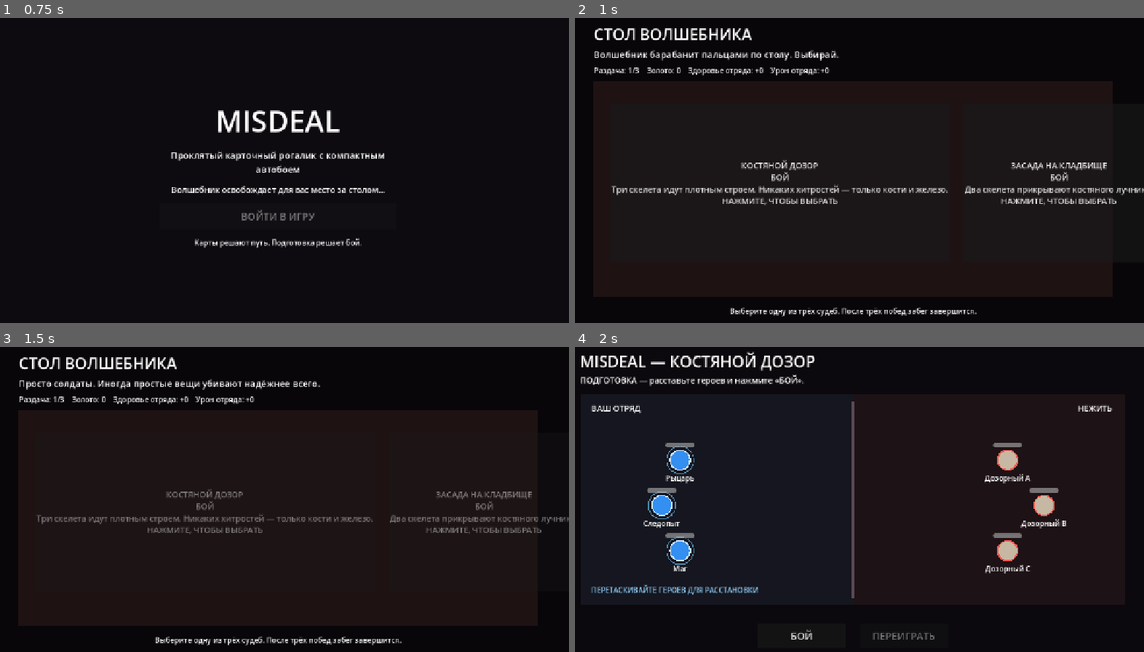
Above: before the commit, frames 1-4 (two rows, left to right).
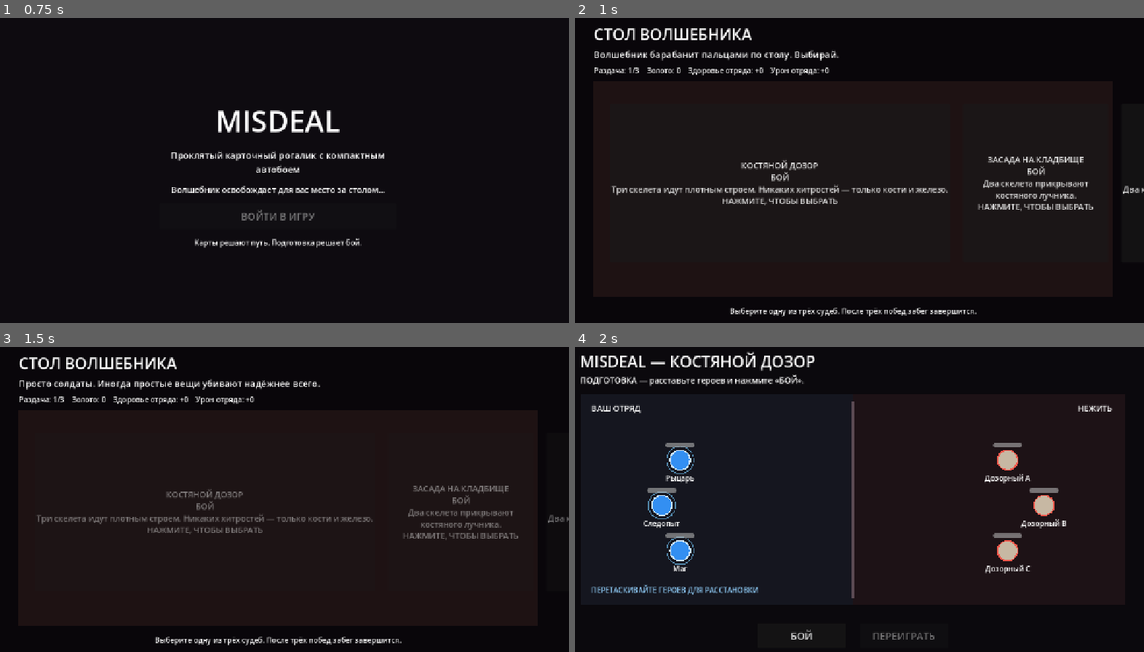
Above: after the commit, the same moments.

Repository: zampolit73/Misdeal
Game: Godot game, scene res://scenes/main/main.tscn
The game is run twice, just before and just after one commit, with the same random seed, the same clock (stepped at 60 frames per second) and the same inputs.
Inputs:
- Up to frame 1 (0.75 s): click "ВОЙТИ В ИГРУ" at 0.5 s
- Up to frame 2 (1 s): no input
- Up to frame 3 (1.5 s): click "КОСТЯНОЙ ДОЗОР БОЙ Три скелет…" at 1.25 s
- Up to frame 4 (2 s): no input

Frame 1 is identical in both runs. In frame 2, 1.9% of the frame differs, in the area x 68-100%, y 45-64%; in frame 3, 1.6%; in frame 4, nothing differs.

Commit message:
Polish encounter card text layout

Diff:
--- a/resources/encounters/graveyard_ambush.tres
+++ b/resources/encounters/graveyard_ambush.tres
@@ -6,7 +6,7 @@
 script = ExtResource("1_encounter")
 encounter_id = "graveyard_ambush"
 title = "ЗАСАДА НА КЛАДБИЩЕ"
-card_text = "Два скелета прикрывают костяного лучника."
+card_text = "Два скелета прикрывают\nкостяного лучника."
 wizard_line = "Ах, кладбище. Моя маленькая слабость."
 enemy_unit_paths = PackedStringArray("res://resources/units/skeleton.tres", "res://resources/units/skeleton.tres", "res://resources/units/bone_archer.tres")
 enemy_names = PackedStringArray("Скелет A", "Скелет B", "Костяной лучник")
